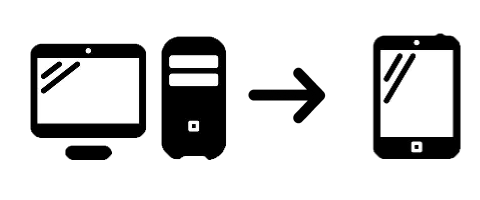
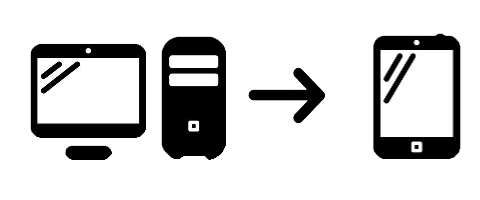
Revision of a layered w=480, h=200 image; what changed, layer by layer:
painted on "pc.psd" over [30, 33, 461, 160]
removed layer "phone.psd" over [372, 33, 461, 159]
removed layer "arrow.psd" over [248, 67, 326, 124]
removed layer "白色 纯色 2" over [30, 33, 461, 160]
